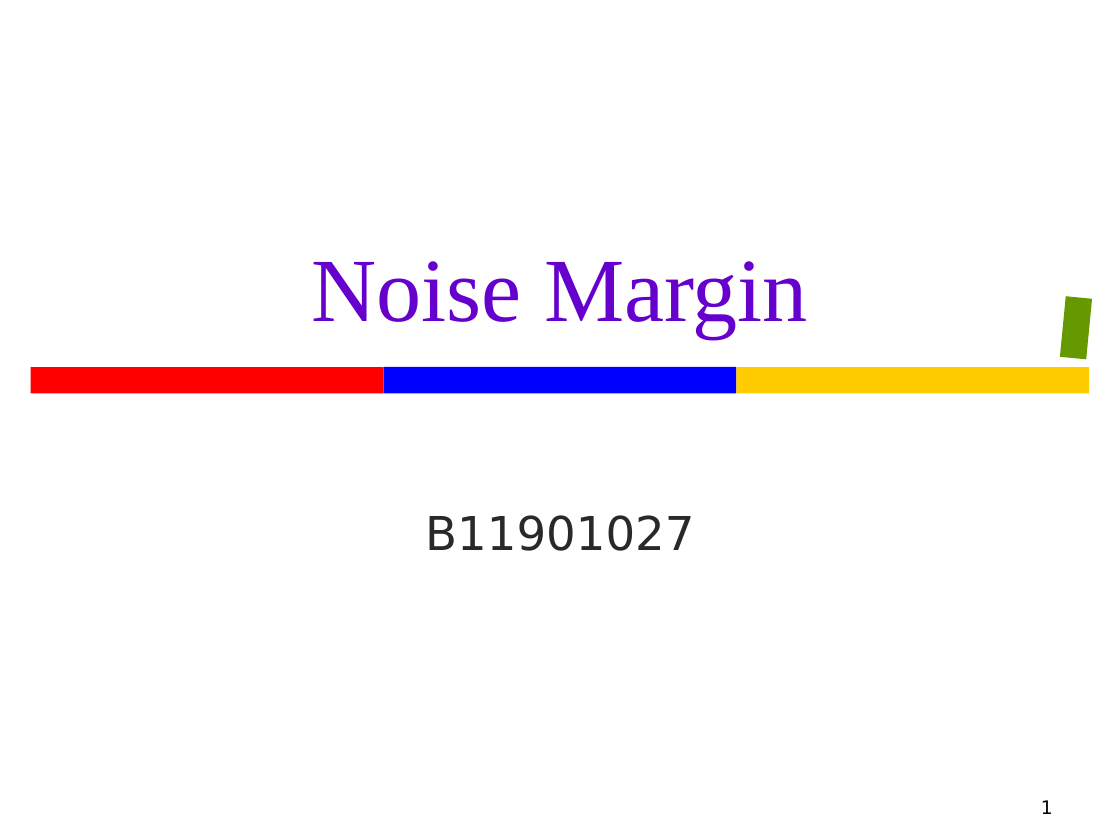
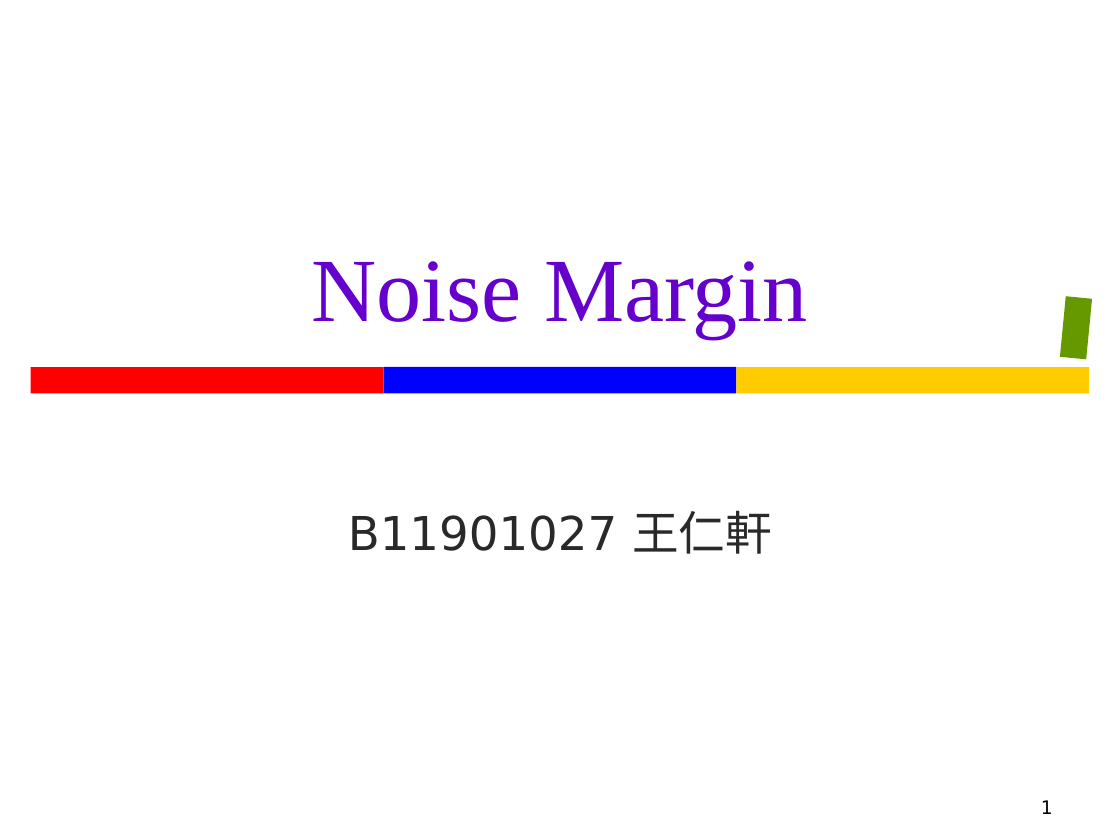
Before and after one commit to Oniontow/TTLiu_Project, a slide deck: slide 1 of sram/sram noise margin.pptx. Drawn at 1120x840 pixels with LibreOffice and Linux fonts; fonts in the diff are those of the drawing. Boxes give left, top, right and bottom in pixels: in the first picture for what was removed or moved away, otherwise in the second. Text is boxed around its words. In the diff, an @@ line names an element or a change of style, - is before the commit and + after.

```diff
--- a/sram/sram noise margin.pptx
+++ b/sram/sram noise margin.pptx
@@ subtitle at (348,510,772,554): text changed @@
-B11901027
+B11901027 王仁軒
```
Also in this commit, not shown: 1 other slide changed, 1 other file.
